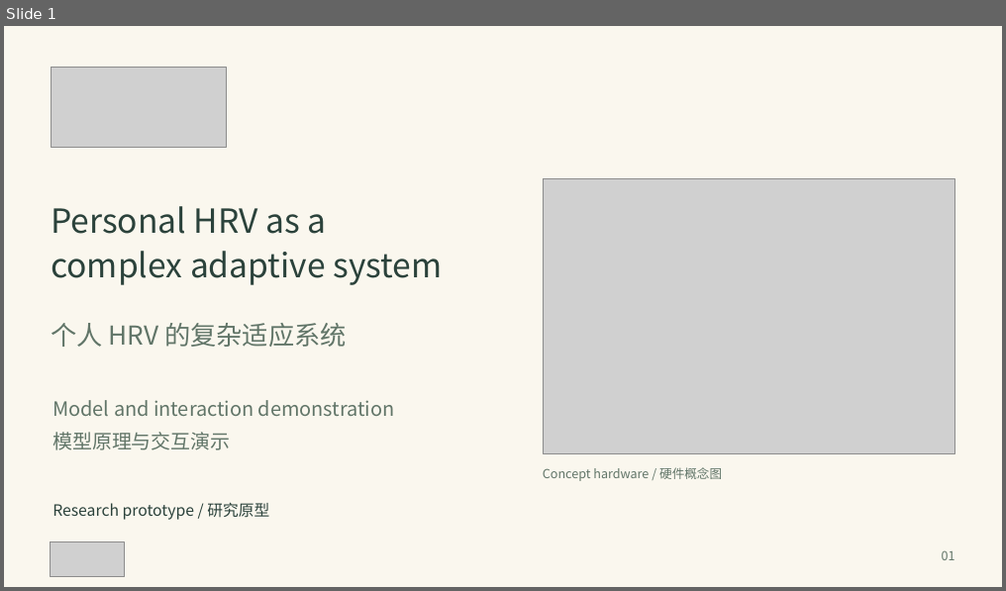
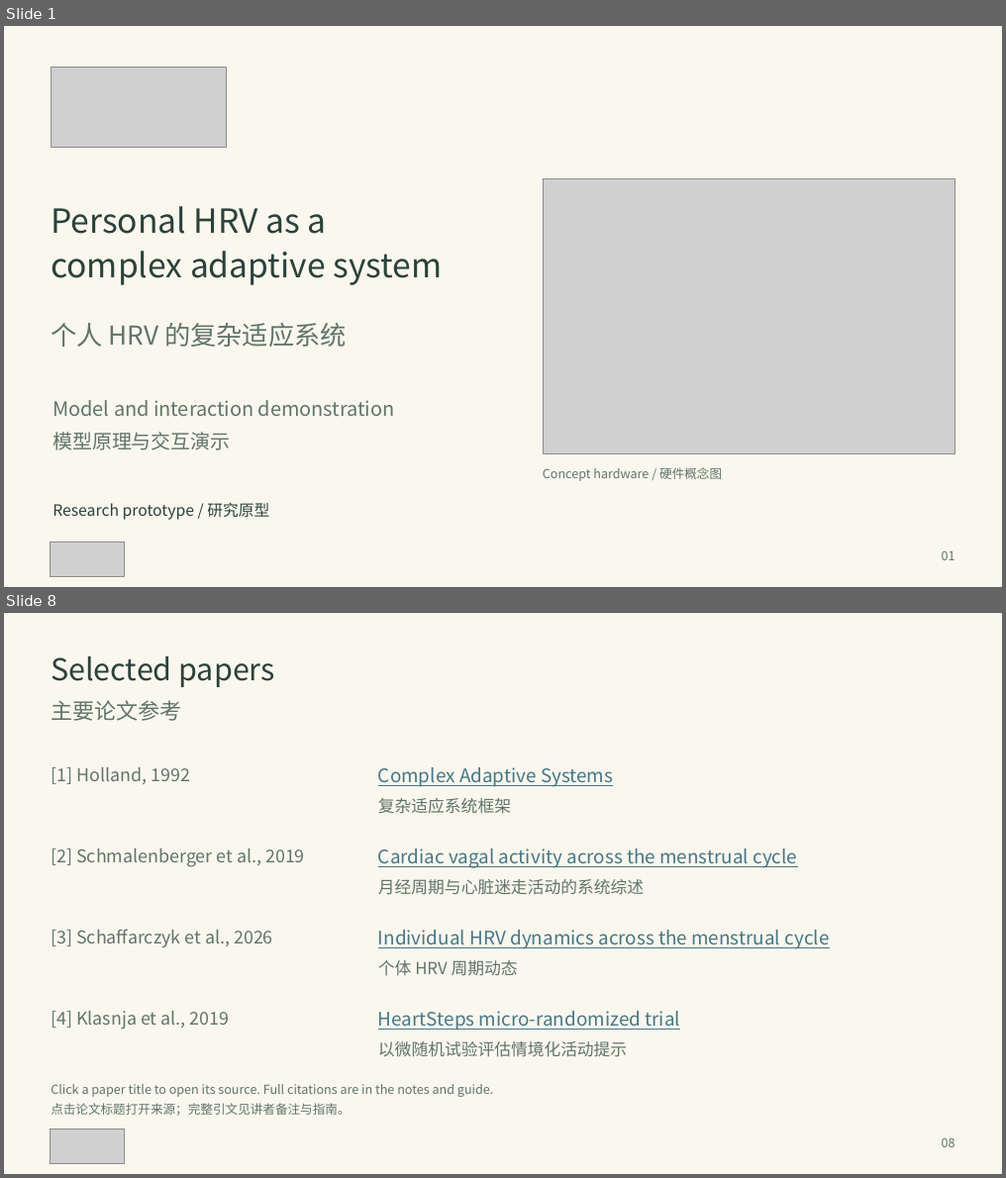
Before and after one commit to DiamondCao1996/mond-phone-preview, a slide deck: docs/demo/MOND_Adaptive_System_EN_ZH.pptx. Shown one above the other, each under a label of ours: slide 1 before the commit, slides 1 and 8 after it; the slides between them are not shown. The pictures are 1006x591 and 1006x1178 pixels, drawn with LibreOffice and Linux fonts; fonts in the diff are those of the drawing; grey boxes stand for pictures. Boxes give left, top, right and bottom in pixels: in the first picture for what was removed or moved away, otherwise in the second. Text is boxed around its words. In the diff, an @@ line names an element or a change of style, - is before the commit and + after.

Commit message:
Condense bilingual model deck and add linked paper references

```diff
--- a/docs/demo/MOND_Adaptive_System_EN_ZH.pptx
+++ b/docs/demo/MOND_Adaptive_System_EN_ZH.pptx
@@ slide 8 added at (4,613,1002,1174), background #FAF7EE @@
@@ text added at (51,656,275,687), 29 pt, text #2B423B @@
+Selected papers
@@ text added at (51,700,181,721), 21 pt, text #617568 @@
+主要论文参考
@@ text added at (51,767,190,784), 17 pt, text #617568 @@
+[1] Holland, 1992
@@ text added at (378,767,613,787), 18 pt, text #467886, underline @@
+Complex Adaptive Systems
@@ text added at (378,798,511,814), 16 pt, text #617568 @@
+复杂适应系统框架
@@ text added at (51,849,305,867), 17 pt, text #617568 @@
+[2] Schmalenberger et al., 2019
@@ text added at (378,849,797,868), 18 pt, text #467886, underline @@
+Cardiac vagal activity across the menstrual cycle
@@ text added at (378,879,644,895), 16 pt, text #617568 @@
+月经周期与心脏迷走活动的系统综述
@@ text added at (51,929,273,948), 17 pt, text #617568 @@
+[3] Schaffarczyk et al., 2026
@@ text added at (378,930,830,950), 18 pt, text #467886, underline @@
+Individual HRV dynamics across the menstrual cycle
@@ text added at (378,960,518,976), 16 pt, text #617568 @@
+个体 HRV 周期动态
@@ text added at (51,1011,230,1030), 17 pt, text #617568 @@
+[4] Klasnja et al., 2019
@@ text added at (378,1011,681,1031), 18 pt, text #467886, underline @@
+HeartSteps micro-randomized trial
@@ text added at (378,1042,627,1058), 16 pt, text #617568 @@
+以微随机试验评估情境化活动提示
@@ text added at (51,1084,493,1097), 12 pt, text #617568 @@
+Click a paper title to open its source. Full citations are in the notes and guide.
@@ text added at (51,1103,350,1116), 12 pt, text #617568 @@
+点击论文标题打开来源；完整引文见讲者备注与指南。
@@ picture added at (50,1130,125,1164) @@
@@ text added at (942,1138,955,1148), 12 pt, text #617568 @@
+08
```
Also in this commit, not shown: 6 slides changed, 5 slides removed, 2 other files.
